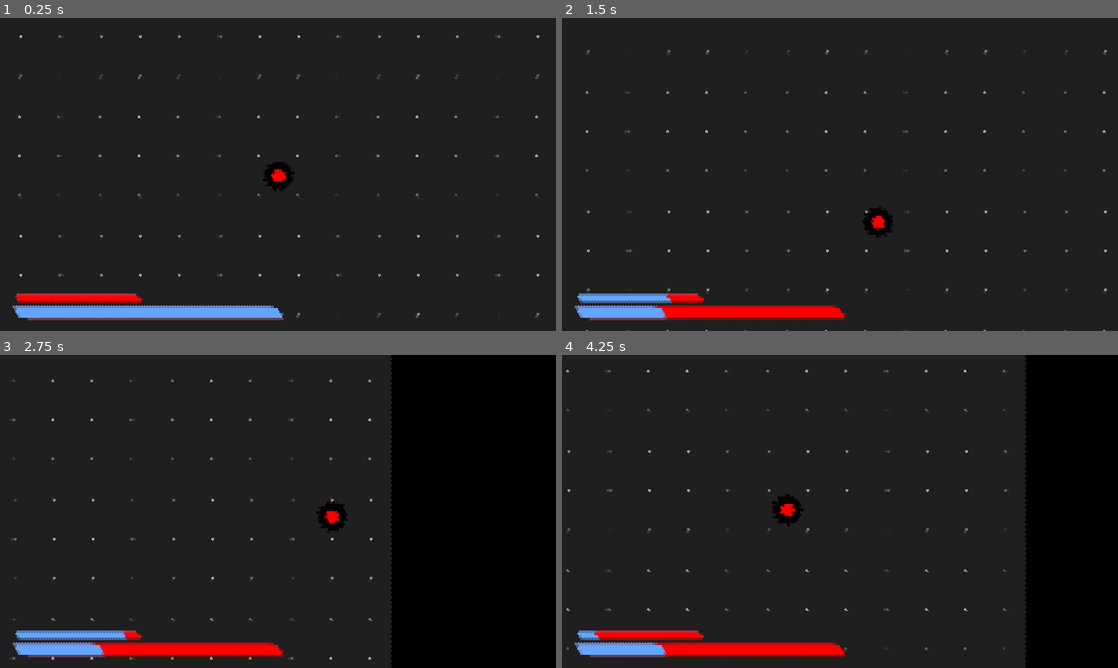
Above: before the commit, frames 1-4 (two rows, left to right).
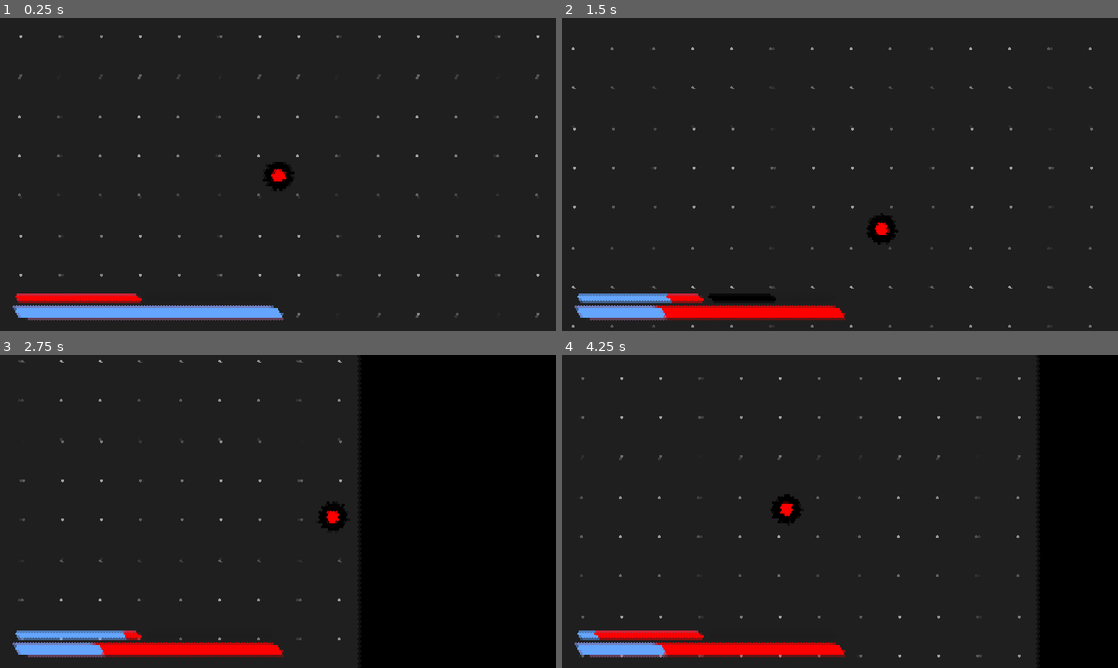
Above: after the commit, the same moments.

Repository: AgentMatthy/Going-Deeper
Game: Godot game, scene res://Scenes/root.tscn
The game is run twice, just before and just after one commit, with the same random seed, the same clock (stepped at 60 frames per second) and the same inputs.
Inputs (mouse positions are in pixels of both pictures, inside the frame that each line leads up to):
- Up to frame 1 (0.25 s): no input
- Up to frame 2 (1.5 s): tap Enter at 0.5 s; move the mouse to (962, 158) at 0.52 s; hold Right (ui_right) 0.53-1.28 s; tap Space (space) at 0.6, 1.35 s; move the mouse to (728, 190) at 1.27 s; hold Down (ui_down) from 1.28 s (still down)
- Up to frame 3 (2.75 s): move the mouse to (333, 442) at 2.02 s; release Down (ui_down) at 2.03 s; hold Right (ui_right) from 2.03 s (still down); tap Space (space) at 2.1 s
- Up to frame 4 (4.25 s): move the mouse to (812, 574) at 2.77 s; release Right (ui_right) at 2.78 s; hold Up (ui_up) 2.78-3.53 s; tap Space (space) at 2.85, 3.6 s; move the mouse to (1006, 558) at 3.52 s; hold Left (ui_left) from 3.53 s (still down)

The runs differ from the first frame. In frame 2, 1.4% of the frame differs, in the area x 1-98%, y 9-100%; in frame 3, 6.1%, in the area x 2-71%, y 0-100%; in frame 4, 2.8%.

Commit message:
dashblock
blocks dash :)

Diff:
--- a/Scenes/root.tscn
+++ b/Scenes/root.tscn
@@ -44,6 +44,18 @@
 [sub_resource type="Theme" id="Theme_ntc80"]
 ProgressBar/styles/background = SubResource("StyleBoxFlat_qqu3p")
 ProgressBar/styles/fill = SubResource("StyleBoxFlat_ydbb7")
+
+[sub_resource type="StyleBoxFlat" id="StyleBoxFlat_fdp0p"]
+bg_color = Color(0, 0, 0, 1)
+
+[sub_resource type="StyleBoxFlat" id="StyleBoxFlat_1swur"]
+bg_color = Color(0, 0, 0, 1)
+corner_radius_top_right = 220
+corner_radius_bottom_left = 220
+
+[sub_resource type="Theme" id="Theme_45fr5"]
+/styles/bg = SubResource("StyleBoxFlat_fdp0p")
+ProgressBar/styles/fill = SubResource("StyleBoxFlat_1swur")
 
 [sub_resource type="ShaderMaterial" id="ShaderMaterial_iiv6y"]
 shader = ExtResource("4_2eg7p")
@@ -136,6 +148,22 @@
 fill_mode = 1
 show_percentage = false
 
+[node name="DashBlock" type="ProgressBar" parent="GUI/Control"]
+unique_name_in_owner = true
+layout_mode = 1
+anchors_preset = 2
+anchor_top = 1.0
+anchor_bottom = 1.0
+offset_left = 505.0
+offset_top = -131.0
+offset_right = 940.0
+offset_bottom = -105.0
+grow_vertical = 0
+theme = SubResource("Theme_45fr5")
+max_value = 15.0
+step = 1.0
+show_percentage = false
+
 [node name="CanvasLayer" type="CanvasLayer" parent="."]
 
 [node name="ColorRect" type="ColorRect" parent="CanvasLayer"]
--- a/Scripts/CharacterBody2D.gd
+++ b/Scripts/CharacterBody2D.gd
@@ -2,6 +2,7 @@
 
 @onready var dashbar = %DashBar
 @onready var dashrechargebar = %DashRechargeBar
+@onready var dashblockbar = %DashBlock
 
 var speed = 200
 var lookspeed = 10
@@ -11,6 +12,7 @@
 var dash_cooldown = 70
 var D_dash_coldown = 70
 var dash_amount = 3
+var dash_block = 0
 
 func _process(delta):
 	move_and_slide()
@@ -20,10 +22,10 @@
 
 	dashbar.value = dash_amount
 	dashrechargebar.value = dash_cooldown
+	dashblockbar.value = dash_block
 
-	if Input.is_action_just_pressed("space"):
-		if velocity.x > 1 or velocity.x < -1 or velocity.y > 1 or velocity.y < -1:
-			dash()
+	if Input.is_action_just_pressed("space") and dash_block == 0:
+		dash()
 
 func _physics_process(delta):
 	direction = Vector2(0, 0)
@@ -42,6 +44,8 @@
 		direction.y = -1
 		velocity.y -= 1 * speed
 
+	if dash_block > 0:
+		dash_block -= 1
 	if dash_amount < 3:
 		if dash_cooldown > 0:
 			dash_cooldown -= 1
@@ -50,8 +54,10 @@
 			dash_amount += 1
 
 func dash():
-	if dash_amount > 0:
-		velocity = velocity * 4
-		dash_amount -= 1
-	elif dash_amount == 0:
-		velocity = velocity * 0
+	if velocity.x > 150 or velocity.x < -150 or velocity.y > 150 or velocity.y < -150:
+		if dash_amount > 0:
+			velocity = velocity * 5
+			dash_amount -= 1
+			dash_block = 15
+		elif dash_amount == 0:
+			velocity = velocity * 0
Not shown: 1 places in Scenes/root.tscn that only renumber resources
